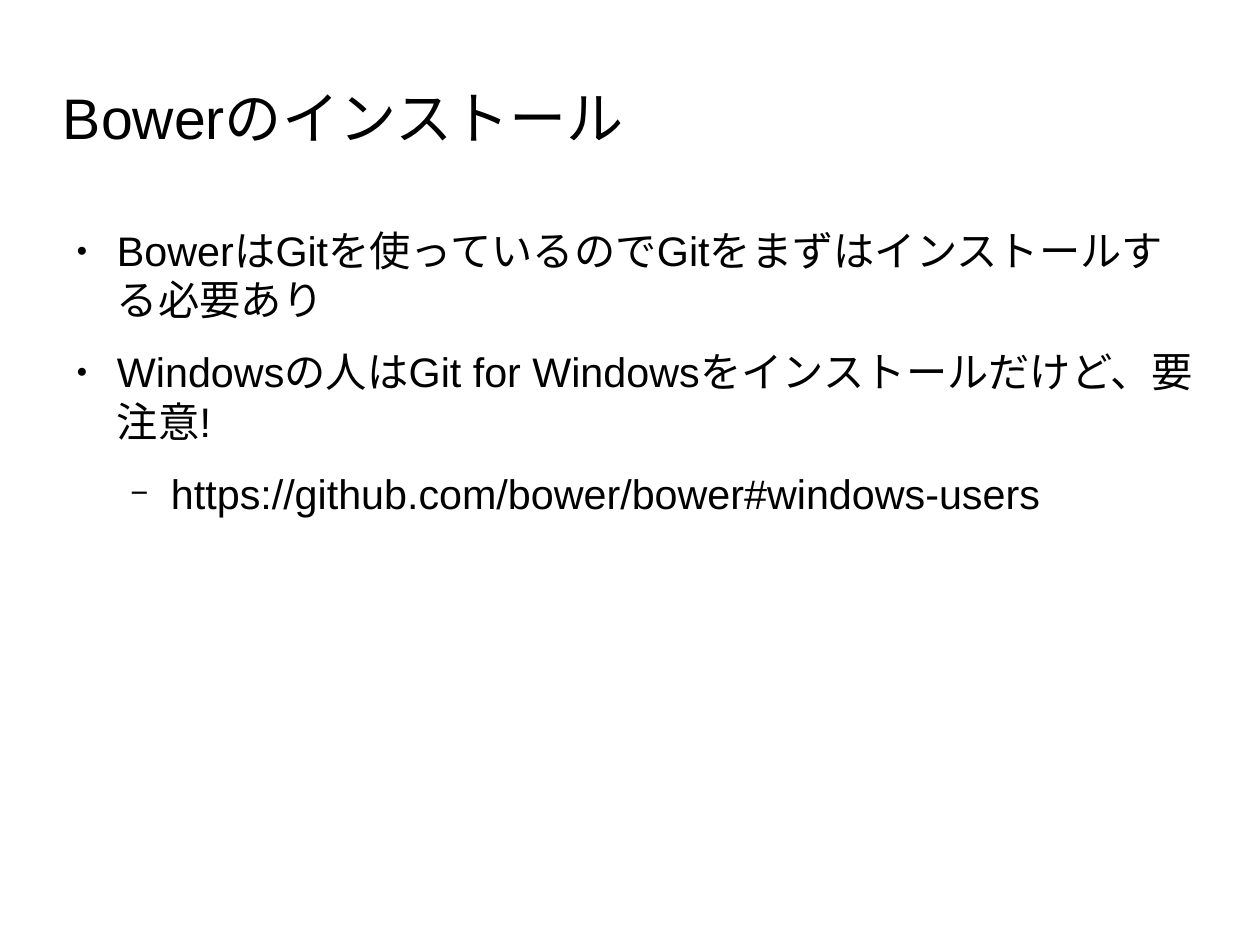
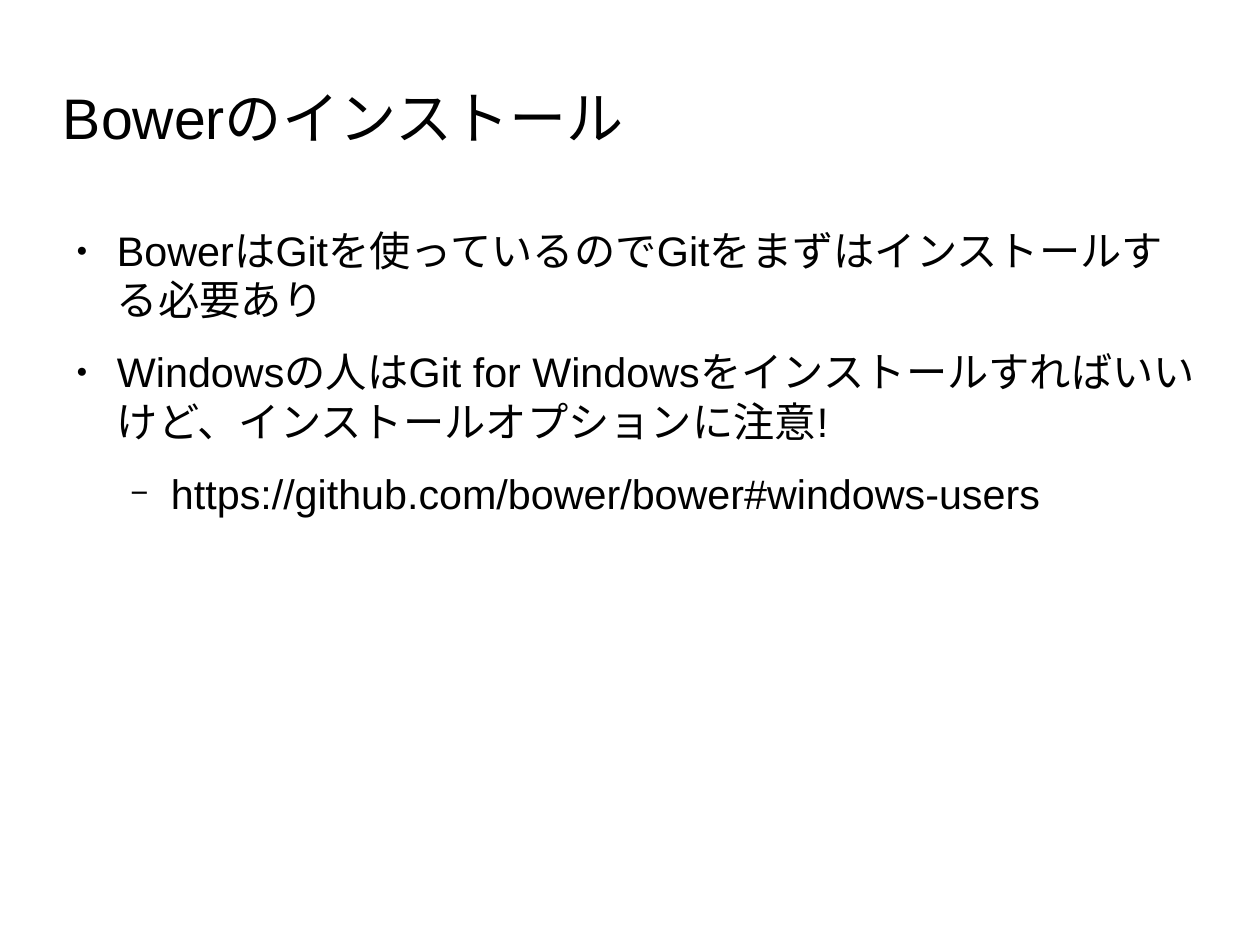
Before and after one commit to masakura/yeoman-presentation, a slide deck: slide 20 of yeoman-presentation.odp. Drawn at 1260x945 pixels with LibreOffice and Linux fonts; fonts in the diff are those of the drawing; background and template pictures are left out. Boxes give left, top, right and bottom in pixels: in the first picture for what was removed or moved away, otherwise in the second. Text is boxed around its words. In the diff, an @@ line names an element or a change of style, - is before the commit and + after.

```diff
--- a/yeoman-presentation.odp
+++ b/yeoman-presentation.odp
@@ text at [117,354,828,440]: text changed @@
-● Windowsの人はGit for Windowsをインストールだけど、要注意!
+● Windowsの人はGit for Windowsをインストールすればいいけど、インストールオプションに注意!
```
Also in this commit, not shown: 10 other slides changed, 11 slides added.
